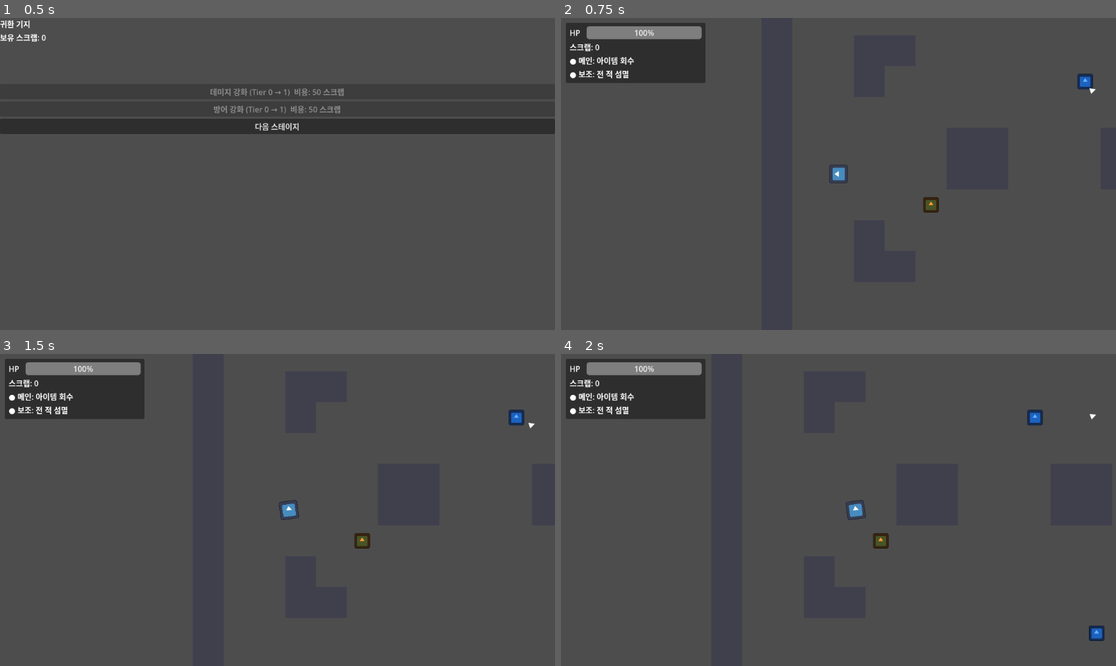
Above: before the commit, frames 1-4 (two rows, left to right).
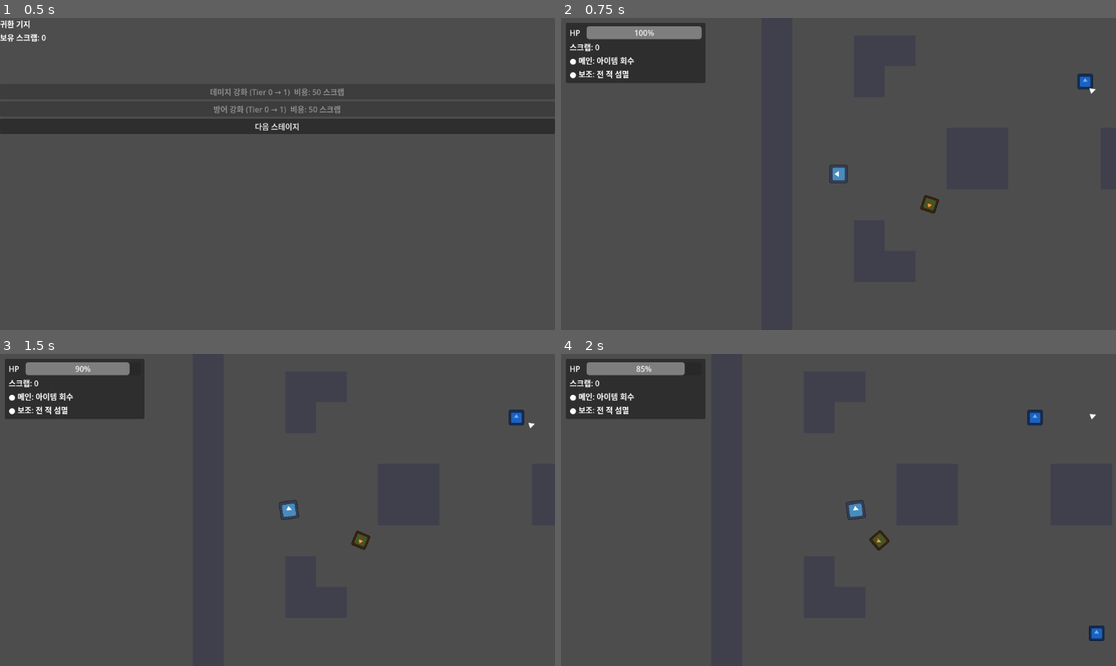
Above: after the commit, the same moments.

Repository: eueuehshsj/Orkov
Game: Godot game, scene res://scenes/base.tscn
Two runs of this game, one before a commit and one after it. Both use one fixed random seed, a clock stepped at 60 frames per second and the inputs below. The engine's default icon, where the game draws it, is replaced by a stand-in: a white triangle on a blue panel in a dark square.
Inputs (mouse positions are in pixels of both pictures, inside the frame that each line leads up to):
- Up to frame 1 (0.5 s): no input
- Up to frame 2 (0.75 s): click "다음 스테이지" at 0.5 s
- Up to frame 3 (1.5 s): tap Enter at 1.25 s; move the mouse to (399, 494) at 1.27 s; hold D (move_right) from 1.28 s (still down); click (399, 494) at 1.35 s
- Up to frame 4 (2 s): keep holding D (move_right)

Frame 1 is identical in both runs. In frame 2, less than 0.1% of the frame differs, in the area x 64-69%, y 56-63%; in frame 3, 0.2%; in frame 4, 0.3%, in the area x 13-60%, y 2-64%.
Error before the commit: Invalid access to property or key 'attack_range' on a base object of type 'Nil'. (res://scripts/enemies/enemy_base.gd:45)

Commit message:
fix: resolve runtime resource loading errors for custom GDScript types
- Change .tres type from custom class name to "Resource" to avoid ClassDB lookup failure
- Add missing EnemyData resource files (rifle, burst, elite) and wire them to enemy scenes
- Fix HUD.gd type inference error for extraction arrow variables

Co-Authored-By: Claude Sonnet 4.6 <noreply@anthropic.com>

Diff:
--- /dev/null
+++ b/resources/burst_data.tres
@@ -0,0 +1,14 @@
+[gd_resource type="Resource" load_steps=2 format=3]
+
+[ext_resource type="Script" path="res://scripts/data/EnemyData.gd" id="1_script"]
+
+[resource]
+script = ExtResource("1_script")
+enemy_name = "버스트"
+max_hp = 50.0
+attack_damage = 5.0
+move_speed = 90.0
+detection_range = 200.0
+attack_range = 200.0
+scrap_drop = 6
+fire_rate = 1.2
--- a/resources/claw_data.tres
+++ b/resources/claw_data.tres
@@ -1,6 +1,6 @@
-[gd_resource type="WeaponData" script_class="WeaponData" load_steps=2 format=3]
+[gd_resource type="Resource" load_steps=2 format=3]
 
-[ext_resource type="Script" uid="uid://cx2ln5ogvdi28" path="res://scripts/data/WeaponData.gd" id="1_script"]
+[ext_resource type="Script" path="res://scripts/data/WeaponData.gd" id="1_script"]
 
 [resource]
 script = ExtResource("1_script")
--- /dev/null
+++ b/resources/elite_data.tres
@@ -0,0 +1,14 @@
+[gd_resource type="Resource" load_steps=2 format=3]
+
+[ext_resource type="Script" path="res://scripts/data/EnemyData.gd" id="1_script"]
+
+[resource]
+script = ExtResource("1_script")
+enemy_name = "엘리트"
+max_hp = 150.0
+attack_damage = 15.0
+move_speed = 70.0
+detection_range = 250.0
+attack_range = 250.0
+scrap_drop = 15
+fire_rate = 1.5
--- /dev/null
+++ b/resources/rifle_data.tres
@@ -0,0 +1,14 @@
+[gd_resource type="Resource" load_steps=2 format=3]
+
+[ext_resource type="Script" path="res://scripts/data/EnemyData.gd" id="1_script"]
+
+[resource]
+script = ExtResource("1_script")
+enemy_name = "소총병"
+max_hp = 60.0
+attack_damage = 8.0
+move_speed = 80.0
+detection_range = 200.0
+attack_range = 220.0
+scrap_drop = 5
+fire_rate = 2.0
--- a/resources/slugger_data.tres
+++ b/resources/slugger_data.tres
@@ -1,6 +1,6 @@
-[gd_resource type="WeaponData" script_class="WeaponData" load_steps=2 format=3]
+[gd_resource type="Resource" load_steps=2 format=3]
 
-[ext_resource type="Script" uid="uid://cx2ln5ogvdi28" path="res://scripts/data/WeaponData.gd" id="1_script"]
+[ext_resource type="Script" path="res://scripts/data/WeaponData.gd" id="1_script"]
 
 [resource]
 script = ExtResource("1_script")
--- a/scenes/enemies/enemy_burst.tscn
+++ b/scenes/enemies/enemy_burst.tscn
@@ -1,7 +1,8 @@
-[gd_scene load_steps=5 format=3]
+[gd_scene load_steps=6 format=3]
 
 [ext_resource type="Script" path="res://scripts/enemies/enemy_burst.gd" id="1_burst"]
 [ext_resource type="Texture2D" uid="uid://bqfiard25pnkn" path="res://icon.svg" id="2_icon"]
+[ext_resource type="Resource" path="res://resources/burst_data.tres" id="3_data"]
 
 [sub_resource type="CircleShape2D" id="CircleShape2D_body"]
 radius = 14.0
@@ -13,6 +14,7 @@
 collision_layer = 8
 collision_mask = 1
 script = ExtResource("1_burst")
+data = ExtResource("3_data")
 
 [node name="Sprite2D" type="Sprite2D" parent="."]
 modulate = Color(1, 0.6, 0.2, 1)
--- a/scenes/enemies/enemy_elite.tscn
+++ b/scenes/enemies/enemy_elite.tscn
@@ -1,7 +1,8 @@
-[gd_scene load_steps=5 format=3]
+[gd_scene load_steps=6 format=3]
 
 [ext_resource type="Script" path="res://scripts/enemies/enemy_elite.gd" id="1_elite"]
 [ext_resource type="Texture2D" uid="uid://bqfiard25pnkn" path="res://icon.svg" id="2_icon"]
+[ext_resource type="Resource" path="res://resources/elite_data.tres" id="3_data"]
 
 [sub_resource type="CircleShape2D" id="CircleShape2D_body"]
 radius = 16.0
@@ -13,6 +14,7 @@
 collision_layer = 8
 collision_mask = 1
 script = ExtResource("1_elite")
+data = ExtResource("3_data")
 
 [node name="Sprite2D" type="Sprite2D" parent="."]
 modulate = Color(1, 0.3, 0.2, 1)
--- a/scenes/enemies/enemy_rifle.tscn
+++ b/scenes/enemies/enemy_rifle.tscn
@@ -1,7 +1,8 @@
-[gd_scene load_steps=5 format=3]
+[gd_scene load_steps=6 format=3]
 
 [ext_resource type="Script" path="res://scripts/enemies/enemy_rifle.gd" id="1_rifle"]
 [ext_resource type="Texture2D" uid="uid://bqfiard25pnkn" path="res://icon.svg" id="2_icon"]
+[ext_resource type="Resource" path="res://resources/rifle_data.tres" id="3_data"]
 
 [sub_resource type="CircleShape2D" id="CircleShape2D_body"]
 radius = 14.0
@@ -13,6 +14,7 @@
 collision_layer = 8
 collision_mask = 1
 script = ExtResource("1_rifle")
+data = ExtResource("3_data")
 
 [node name="Sprite2D" type="Sprite2D" parent="."]
 modulate = Color(0.4, 0.7, 1, 1)
